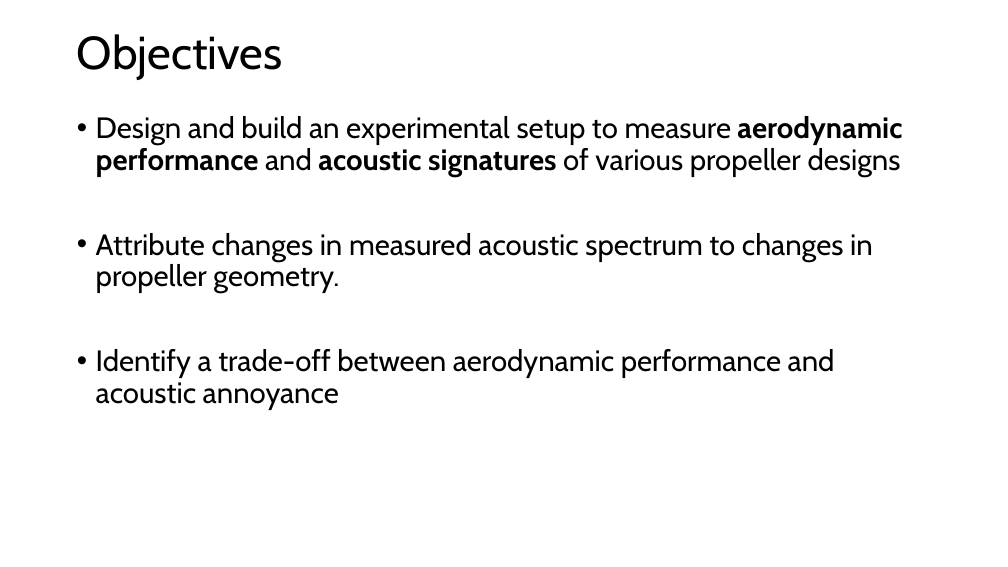
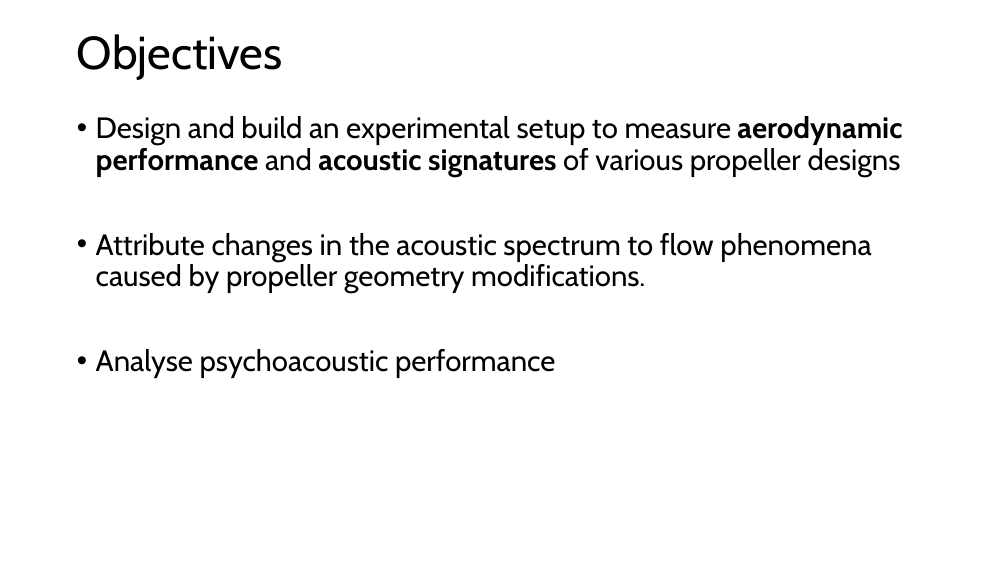
Before and after one commit to lpender3672/propeller-acoustics, a slide deck: slide 3 of deliverables/michaelmas_presentation.pptx. Drawn at 1008x567 pixels with LibreOffice and Linux fonts; fonts in the diff are those of the drawing. Boxes give left, top, right and bottom in pixels: in the first picture for what was removed or moved away, otherwise in the second. Text is boxed around its words. In the diff, an @@ line names an element or a change of style, - is before the commit and + after.

```diff
--- a/deliverables/michaelmas_presentation.pptx
+++ b/deliverables/michaelmas_presentation.pptx
@@ text at [96, 233, 871, 378]: text changed @@
-• Attribute changes in measured acoustic spectrum to changes in propeller geometry.
-• Identify a trade-off between aerodynamic performance and acoustic annoyance
+• Attribute changes in the acoustic spectrum to flow phenomena caused by propeller geometry modifications.
+• Analyse psychoacoustic performance
```
Also in this commit, not shown: 2 other slides changed, 4 slides added, 2 slides removed.
